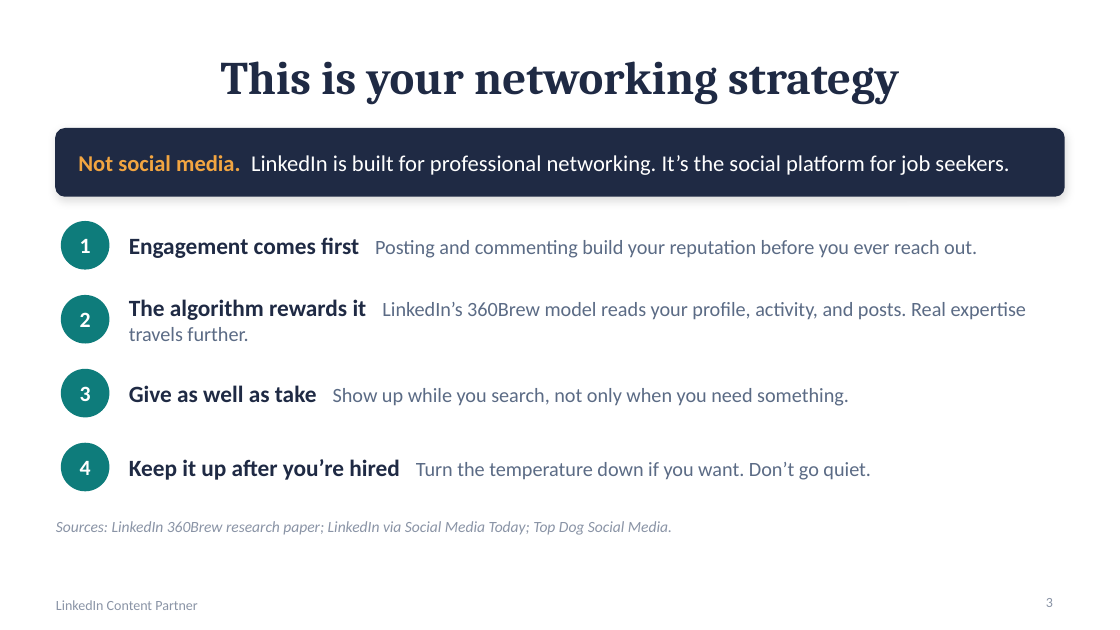
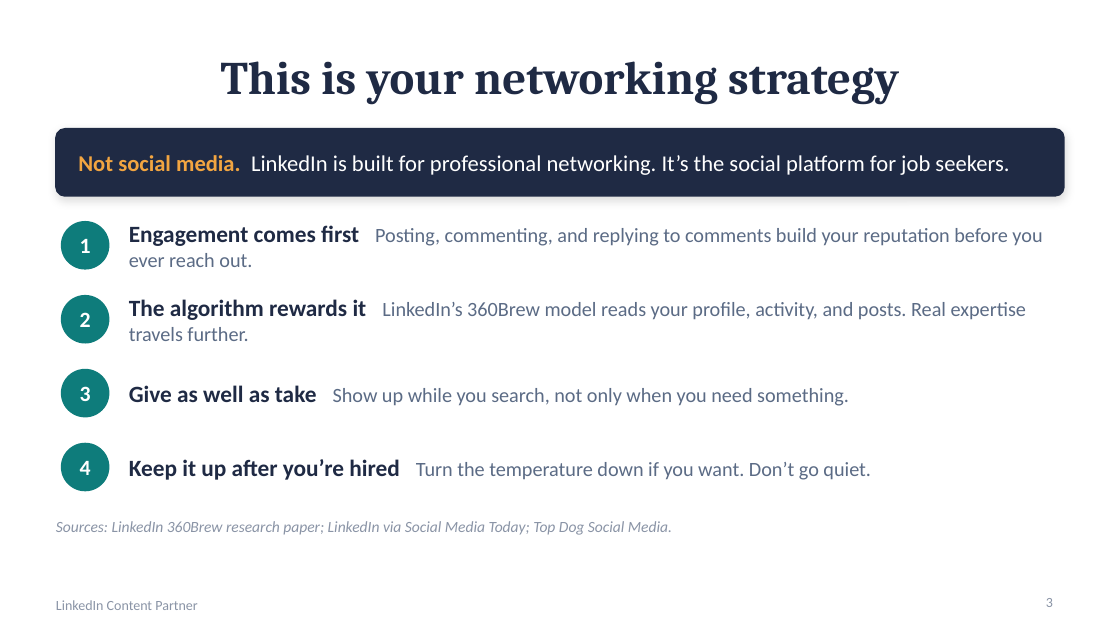
Before and after one commit to crystaljonespmp/LinkedIn-Content-Partner-Automation, a slide deck: slide 3 of PowerPoint/LinkedIn-Content-Partner-Automation-Slides.pptx. Drawn at 1120x630 pixels with LibreOffice and Linux fonts; fonts in the diff are those of the drawing. Boxes give left, top, right and bottom in pixels: in the first picture for what was removed or moved away, otherwise in the second. Text is boxed around its words. In the diff, an @@ line names an element or a change of style, - is before the commit and + after.

```diff
--- a/PowerPoint/LinkedIn-Content-Partner-Automation-Slides.pptx
+++ b/PowerPoint/LinkedIn-Content-Partner-Automation-Slides.pptx
@@ text at (129, 225, 1042, 267): text changed @@
-Engagement comes first Posting and commenting build your reputation before you ever reach out.
+Engagement comes first Posting, commenting, and replying to comments build your reputation before you ever reach out.
```
